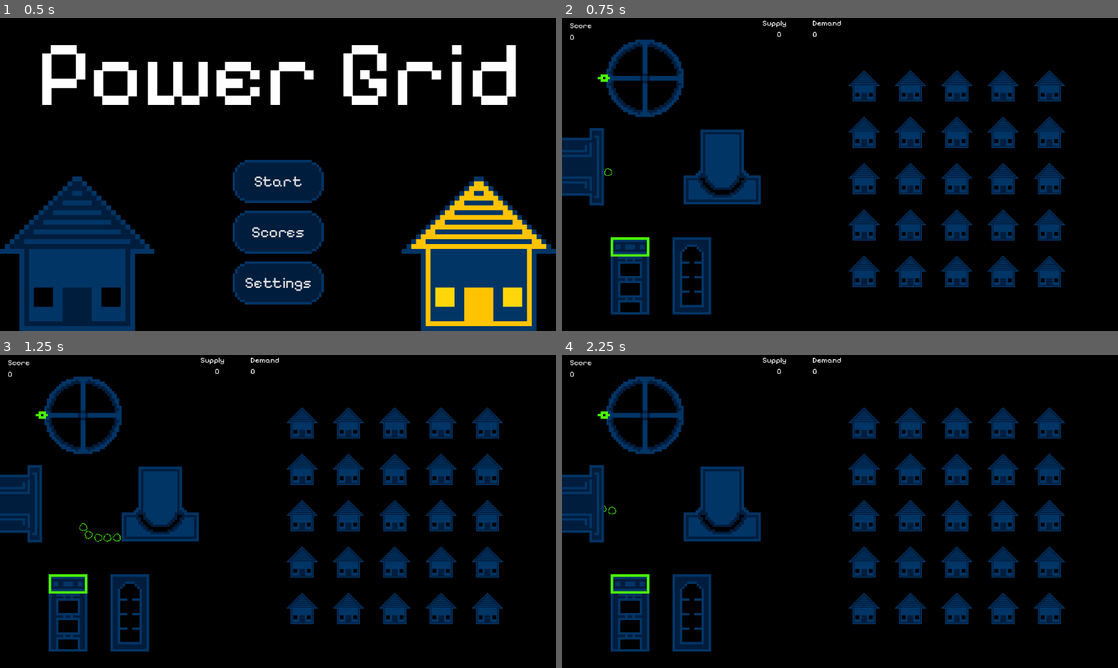
Above: before the commit, frames 1-4 (two rows, left to right).
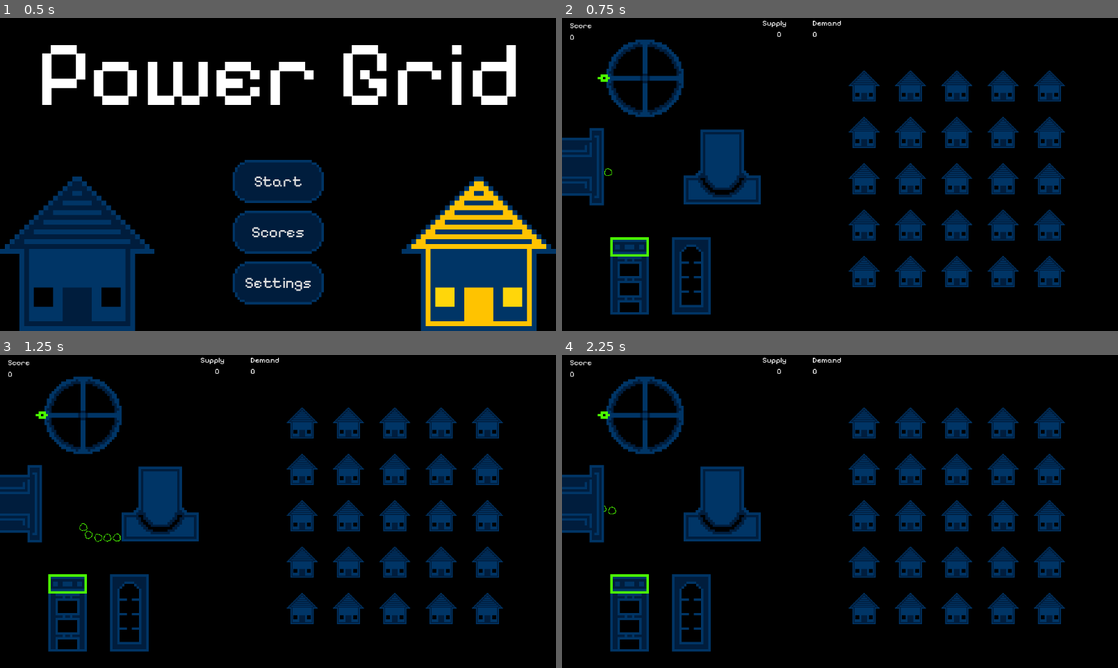
Above: after the commit, the same moments.

Repository: CWmain/BigModeGameJam2025
Game: Godot game, scene res://Levels/main_menu.tscn
Two runs of this game, one before a commit and one after it. Both use one fixed random seed, a clock stepped at 60 frames per second and the inputs below.
Inputs (mouse positions are in pixels of both pictures, inside the frame that each line leads up to):
- Up to frame 1 (0.5 s): no input
- Up to frame 2 (0.75 s): click "Start" at 0.5 s
- Up to frame 3 (1.25 s): no input
- Up to frame 4 (2.25 s): move the mouse to (606, 414) at 1.27 s; tap Y (Fail_Button) at 1.35 s; click "Retry" at 2 s

Frame 1 is identical in both runs. In frame 2, 0.3% of the frame differs, in the area x 8-27%, y 70-95%; in frame 3, 0.3%; in frame 4, 0.3%.

Commit message:
Added power gauge explosion to shader compiler

Diff:
--- a/Levels/main_scene.tscn
+++ b/Levels/main_scene.tscn
@@ -97,7 +97,7 @@
 
 [node name="ReactorScene" parent="." instance=ExtResource("10_pvuu1")]
 z_index = 1
-position = Vector2(141, 534)
+position = Vector2(140, 534)
 
 [node name="PauseScreen" parent="." instance=ExtResource("11_10npa")]
 visible = false
--- a/Objects/Reactor/power_gauge.tscn
+++ b/Objects/Reactor/power_gauge.tscn
@@ -1,8 +1,9 @@
-[gd_scene load_steps=5 format=3 uid="uid://dtxljlpr51qa3"]
+[gd_scene load_steps=6 format=3 uid="uid://dtxljlpr51qa3"]
 
 [ext_resource type="Script" path="res://Objects/Reactor/power_gauge.gd" id="1_7t83l"]
 [ext_resource type="Texture2D" uid="uid://cl81xoy2dlip5" path="res://Objects/Reactor/PowerGauge.png" id="1_qif8k"]
 [ext_resource type="Shader" path="res://Objects/Reactor/power_gauge.gdshader" id="1_xx5mh"]
+[ext_resource type="PackedScene" uid="uid://bx4p4y27w45bl" path="res://particles/constant_explosion.tscn" id="4_rrtev"]
 
 [sub_resource type="ShaderMaterial" id="ShaderMaterial_sgd4i"]
 shader = ExtResource("1_xx5mh")
@@ -16,14 +17,4 @@
 scale = Vector2(5, 5)
 texture = ExtResource("1_qif8k")
 
-[node name="ConstantExplosion" type="CPUParticles2D" parent="."]
-position = Vector2(0, -74)
-emitting = false
-amount = 60
-direction = Vector2(0, -1)
-spread = 20.0
-initial_velocity_min = 500.0
-initial_velocity_max = 500.0
-scale_amount_min = 10.0
-scale_amount_max = 20.0
-color = Color(1, 0, 0, 1)
+[node name="ConstantExplosion" parent="." instance=ExtResource("4_rrtev")]
--- a/Objects/ShaderCompiler/shader_compiler.tscn
+++ b/Objects/ShaderCompiler/shader_compiler.tscn
@@ -1,13 +1,16 @@
-[gd_scene load_steps=5 format=3 uid="uid://camcta3snjnce"]
+[gd_scene load_steps=6 format=3 uid="uid://camcta3snjnce"]
 
 [ext_resource type="Script" path="res://Objects/ShaderCompiler/shader_compiler.gd" id="1_vxshj"]
 [ext_resource type="PackedScene" uid="uid://b05csatmoufkl" path="res://particles/big_fire.tscn" id="2_43yyd"]
+[ext_resource type="PackedScene" uid="uid://bx4p4y27w45bl" path="res://particles/constant_explosion.tscn" id="2_yx5pb"]
 [ext_resource type="PackedScene" uid="uid://bbp0ryy8ekxlj" path="res://particles/fire_1.tscn" id="3_nt16m"]
 [ext_resource type="PackedScene" uid="uid://pcei404a52qi" path="res://particles/sparks.tscn" id="4_4201r"]
 
 [node name="ShaderCompiler" type="Node2D"]
 script = ExtResource("1_vxshj")
 
+[node name="ConstantExplosion" parent="." instance=ExtResource("2_yx5pb")]
+
 [node name="BigFire" parent="." instance=ExtResource("2_43yyd")]
 
 [node name="Fire1" parent="." instance=ExtResource("3_nt16m")]
--- /dev/null
+++ b/particles/constant_explosion.tscn
@@ -0,0 +1,13 @@
+[gd_scene format=3 uid="uid://bx4p4y27w45bl"]
+
+[node name="ConstantExplosion" type="CPUParticles2D"]
+position = Vector2(0, -74)
+emitting = false
+amount = 60
+direction = Vector2(0, -1)
+spread = 20.0
+initial_velocity_min = 500.0
+initial_velocity_max = 500.0
+scale_amount_min = 10.0
+scale_amount_max = 20.0
+color = Color(1, 0, 0, 1)
